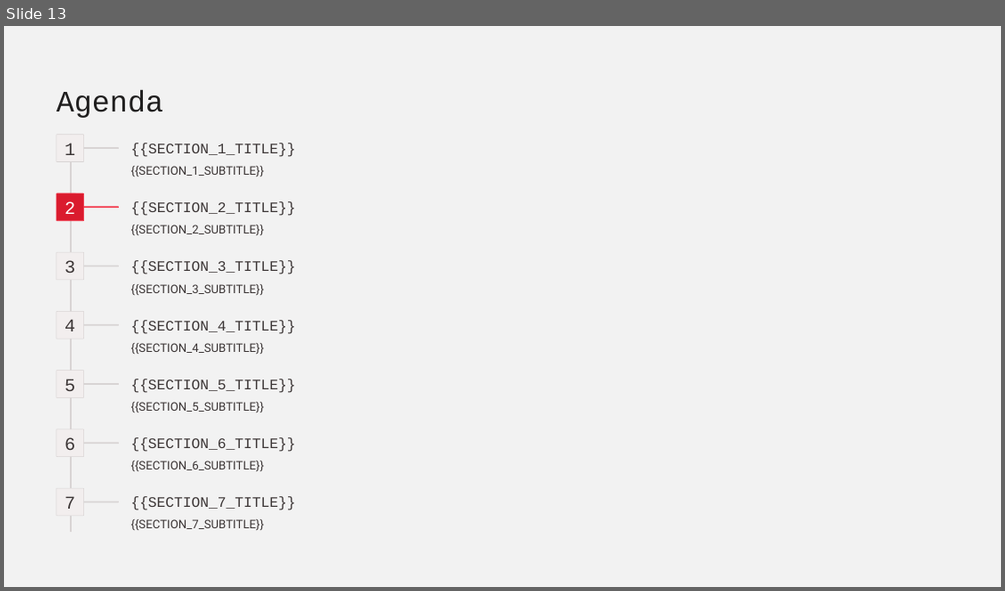
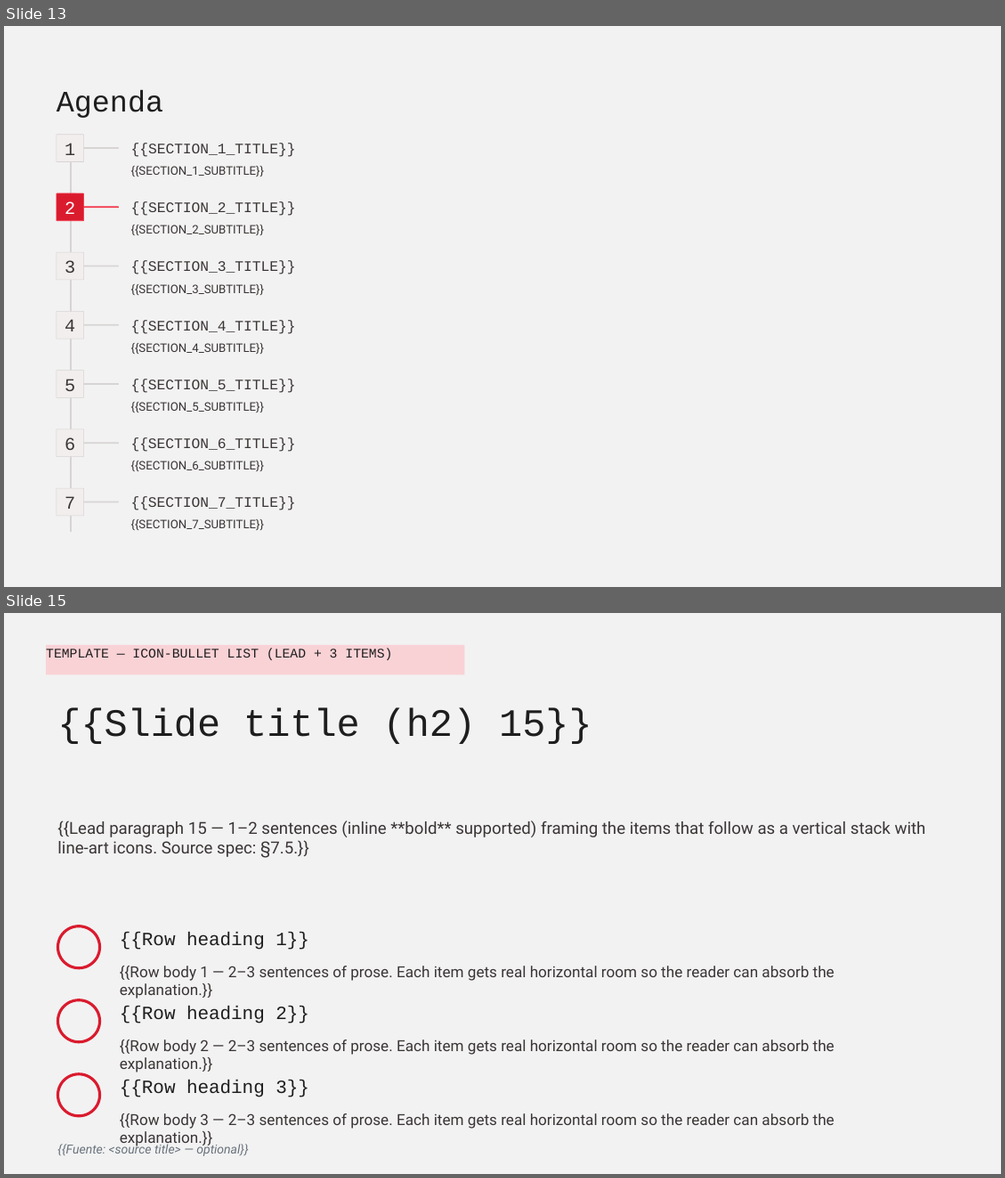
Before and after one commit to veigap/talksmith, a slide deck: config/base-template.pptx. Shown one above the other, each under a label of ours: slide 13 before the commit, slides 13 and 15 after it; the slides between them are not shown. The pictures are 1005x591 and 1005x1178 pixels, drawn with LibreOffice and Linux fonts; fonts in the diff are those of the drawing. Boxes give left, top, right and bottom in pixels: in the first picture for what was removed or moved away, otherwise in the second. Text is boxed around its words. In the diff, an @@ line names an element or a change of style, - is before the commit and + after.

```diff
--- a/config/base-template.pptx
+++ b/config/base-template.pptx
@@ slide 15 added at <box>4,613,1001,1174</box>, background #000000; not listed: 1 template element that a slide beside it also shows @@
@@ rounded rectangle added at <box>46,645,464,674</box>, fill #F9D2D6, 9.5 pt, text #1F1E1E @@
+TEMPLATE — ICON-BULLET LIST (LEAD + 3 ITEMS)
@@ text added at <box>57,708,591,744</box>, 28 pt, text #1F1E1E @@
+{{Slide title (h2) 15}}
@@ text added at <box>57,820,926,858</box>, 12 pt, text #3B3535 @@
+{{Lead paragraph 15 — 1–2 sentences (inline **bold** supported) framing the items that follow as a vertical stack with line-art icons. Source spec: §7.5.}}
@@ ellipse added at <box>57,926,100,968</box>, outline #DA1B2E 2 pt @@
@@ text added at <box>120,932,309,949</box>, 13.5 pt, text #1F1E1E @@
+{{Row heading 1}}
@@ text added at <box>120,965,834,998</box>, 11 pt, text #3B3535 @@
+{{Row body 1 — 2–3 sentences of prose. Each item gets real horizontal room so the reader can absorb the explanation.}}
@@ ellipse added at <box>57,1000,100,1042</box>, outline #DA1B2E 2 pt @@
@@ text added at <box>120,1005,309,1023</box>, 13.5 pt, text #1F1E1E @@
+{{Row heading 2}}
@@ text added at <box>120,1039,834,1072</box>, 11 pt, text #3B3535 @@
+{{Row body 2 — 2–3 sentences of prose. Each item gets real horizontal room so the reader can absorb the explanation.}}
@@ ellipse added at <box>57,1073,100,1115</box>, outline #DA1B2E 2 pt @@
@@ text added at <box>120,1079,309,1097</box>, 13.5 pt, text #1F1E1E @@
+{{Row heading 3}}
@@ text added at <box>120,1113,834,1148</box>, 11 pt, text #3B3535 @@
+{{Row body 3 — 2–3 sentences of prose. Each item gets real horizontal room so the reader can absorb the explanation.}}
@@ text added at <box>57,1142,248,1156</box>, 9 pt, text #6A737D, italic @@
+{{Fuente: <source title> — optional}}
```
Also in this commit, not shown: 1 other slide added, 4 other files.
